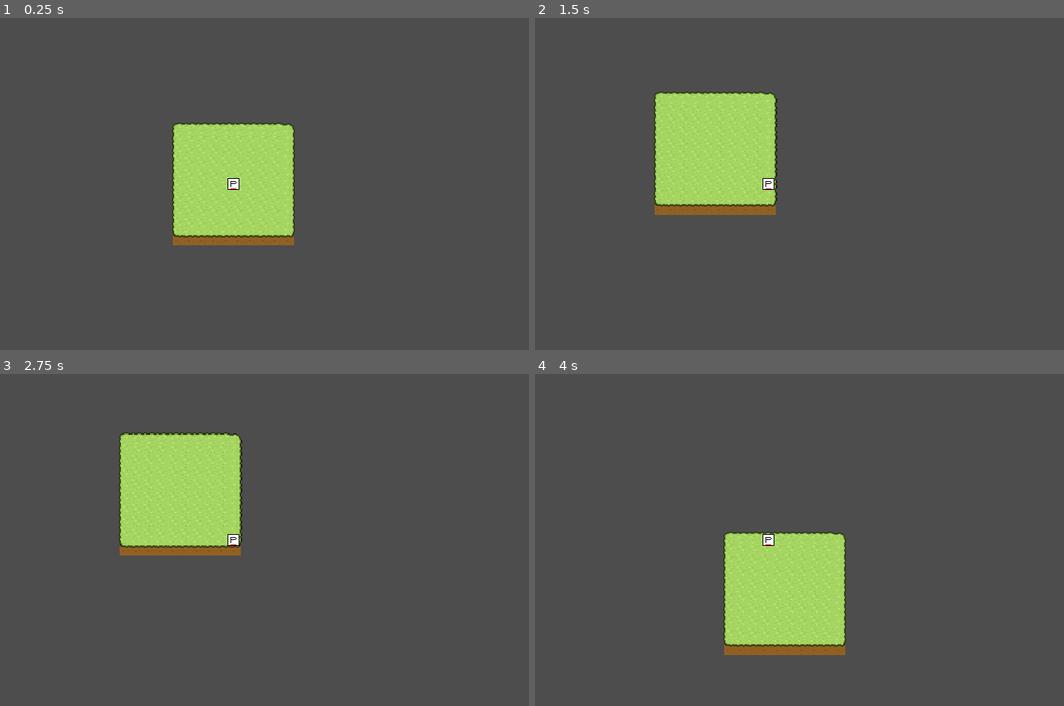
Above: before the commit, frames 1-4 (two rows, left to right).
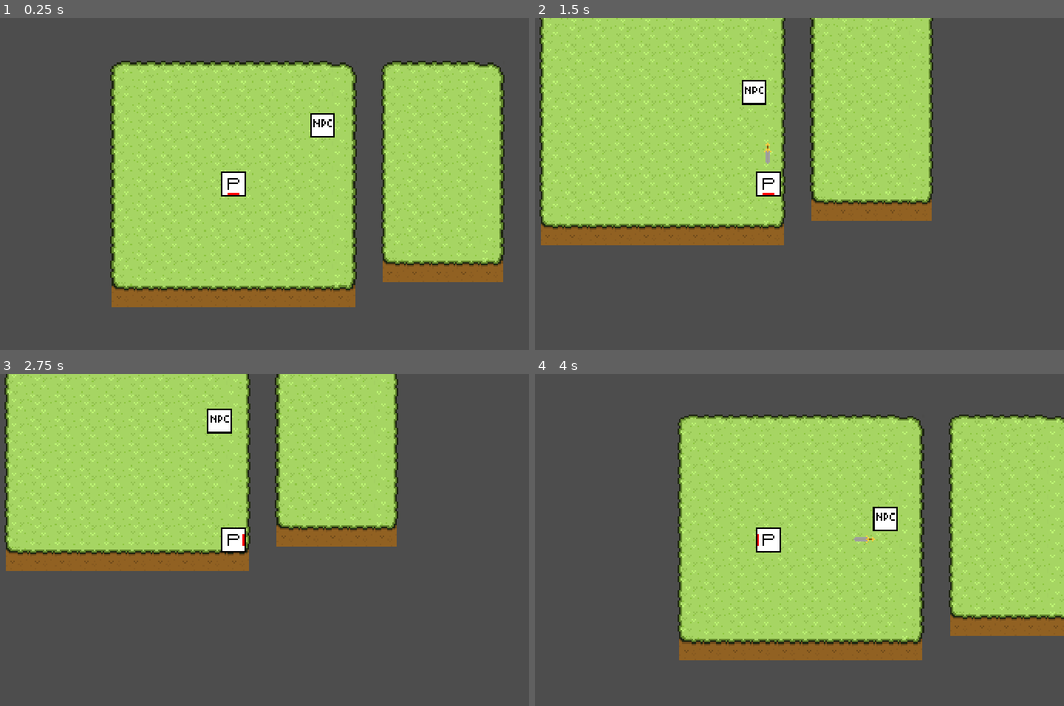
Above: after the commit, the same moments.

Repository: DisappointmentIncarnate/CapstoneProject
Game: Godot game, scene res://Scenes/test_level.tscn
The game is run twice, just before and just after one commit, with the same random seed, the same clock (stepped at 60 frames per second) and the same inputs.
Inputs:
- Up to frame 1 (0.25 s): no input
- Up to frame 2 (1.5 s): tap Enter at 0.5 s; hold Right (right) 0.53-1.28 s; tap Z (input1, bound only after the commit) at 0.6, 1.35 s; hold Down (down) from 1.28 s (still down)
- Up to frame 3 (2.75 s): tap Space at 2 s; release Down (down) at 2.03 s; hold Right (right) from 2.03 s (still down); tap Z (input1, bound only after the commit) at 2.1 s
- Up to frame 4 (4 s): release Right (right) at 2.78 s; hold Up (up) 2.78-3.53 s; tap Z (input1, bound only after the commit) at 2.85, 3.6 s; hold A (left) from 3.53 s (still down)

The runs differ from the first frame. In frame 1, 43% of the frame differs, in the area x 20-96%, y 12-88%; in frame 2, 40%; in frame 3, 33%; in frame 4, 42%.

Commit message:
Enemy & Weapon
Created a test enemy
- it has collision, and can damage the player
- it tracks the player
Made a basic weapon
- has internal cooldowns
- does damage and can defeat the test enemy

Diff:
--- /dev/null
+++ b/Objects/basic_dagger.tscn
@@ -0,0 +1,24 @@
+[gd_scene load_steps=4 format=3 uid="uid://0omi5xiqqa3"]
+
+[ext_resource type="Script" path="res://Scripts/basic_dagger.gd" id="1_bdqxw"]
+[ext_resource type="Texture2D" uid="uid://tksmxr2wnv74" path="res://ArtAssets/Weapons/basic_knife.png" id="2_5k7sl"]
+
+[sub_resource type="RectangleShape2D" id="RectangleShape2D_lvp81"]
+size = Vector2(12, 5)
+
+[node name="basic_dagger" type="Node2D"]
+script = ExtResource("1_bdqxw")
+
+[node name="Sprite2D" type="Sprite2D" parent="."]
+texture = ExtResource("2_5k7sl")
+
+[node name="Hitbox" type="Area2D" parent="."]
+
+[node name="HitboxShape" type="CollisionShape2D" parent="Hitbox"]
+position = Vector2(1, 0.5)
+shape = SubResource("RectangleShape2D_lvp81")
+
+[node name="DurationTimer" type="Timer" parent="."]
+wait_time = 0.5
+
+[connection signal="timeout" from="DurationTimer" to="." method="_on_duration_timer_timeout"]
--- /dev/null
+++ b/Objects/enemy_template.tscn
@@ -0,0 +1,38 @@
+[gd_scene load_steps=6 format=3 uid="uid://mb2pd48sti4s"]
+
+[ext_resource type="Texture2D" uid="uid://bi06rn7a8s1t6" path="res://ArtAssets/Enemies/npc.png" id="1_0c4b8"]
+[ext_resource type="Script" path="res://Scripts/enemy_template.gd" id="1_ulvi6"]
+
+[sub_resource type="CircleShape2D" id="CircleShape2D_ndr83"]
+radius = 54.0093
+
+[sub_resource type="RectangleShape2D" id="RectangleShape2D_ihqj5"]
+size = Vector2(16, 16)
+
+[sub_resource type="CircleShape2D" id="CircleShape2D_fjwe8"]
+radius = 12.0416
+
+[node name="EnemyTemplate" type="CharacterBody2D"]
+script = ExtResource("1_ulvi6")
+
+[node name="Sprite2D" type="Sprite2D" parent="."]
+texture = ExtResource("1_0c4b8")
+
+[node name="AggroRange" type="Area2D" parent="."]
+collision_layer = 2
+collision_mask = 2
+
+[node name="AggroShape" type="CollisionShape2D" parent="AggroRange"]
+shape = SubResource("CircleShape2D_ndr83")
+
+[node name="CollisionShape2D" type="CollisionShape2D" parent="."]
+shape = SubResource("RectangleShape2D_ihqj5")
+
+[node name="Hitbox" type="Area2D" parent="."]
+
+[node name="HitboxShape" type="CollisionShape2D" parent="Hitbox"]
+shape = SubResource("CircleShape2D_fjwe8")
+
+[connection signal="body_entered" from="AggroRange" to="." method="_on_aggro_range_body_entered"]
+[connection signal="body_exited" from="AggroRange" to="." method="_on_aggro_range_body_exited"]
+[connection signal="area_entered" from="Hitbox" to="." method="_on_hitbox_area_entered"]
--- a/Objects/player_char.gd
+++ /dev/null
@@ -1,22 +0,0 @@
-extends CharacterBody2D
-
-@export var speed = 200 #@export allows change to the variable without opening the script
-
-# Called when the node enters the scene tree for the first time.
-func _ready():
-	pass # Replace with function body.
-
-
-# Called every frame. 'delta' is the elapsed time since the previous frame.
-func _process(_delta):
-	pass
-
-# documentation states this function runs 60 times a second regardless of actual framerate, recommended for movement and things that can collide
-func _physics_process(_delta):
-	get_movement_input()
-	move_and_slide()
-	pass
-
-func get_movement_input():
-	var direction = Input.get_vector("left", "right", "up", "down") # get_vector parameters (-x, +x, -y, +y)
-	velocity = direction * speed
--- a/Objects/player_char.tscn
+++ b/Objects/player_char.tscn
@@ -1,13 +1,17 @@
-[gd_scene load_steps=4 format=3 uid="uid://dmiexxcs7s0uj"]
+[gd_scene load_steps=5 format=3 uid="uid://dmiexxcs7s0uj"]
 
-[ext_resource type="Script" path="res://Objects/player_char.gd" id="1_cwljn"]
+[ext_resource type="Script" path="res://Scripts/player_char.gd" id="1_tx1up"]
 [ext_resource type="Texture2D" uid="uid://b4qls6x730qw2" path="res://ArtAssets/Player/player_spritesheet_test.png" id="1_yn357"]
 
 [sub_resource type="RectangleShape2D" id="RectangleShape2D_ukdyp"]
 size = Vector2(16, 16)
 
+[sub_resource type="CircleShape2D" id="CircleShape2D_stdfl"]
+radius = 12.0
+
 [node name="PlayerChar" type="CharacterBody2D"]
-script = ExtResource("1_cwljn")
+collision_layer = 3
+script = ExtResource("1_tx1up")
 
 [node name="Sprite2D" type="Sprite2D" parent="."]
 texture = ExtResource("1_yn357")
@@ -16,3 +20,24 @@
 
 [node name="CollisionShape2D" type="CollisionShape2D" parent="."]
 shape = SubResource("RectangleShape2D_ukdyp")
+
+[node name="Hitbox" type="Area2D" parent="."]
+
+[node name="HitboxShape" type="CollisionShape2D" parent="Hitbox"]
+shape = SubResource("CircleShape2D_stdfl")
+
+[node name="HurtInvulnerability" type="Timer" parent="."]
+wait_time = 2.0
+
+[node name="WeaponDirection" type="Node2D" parent="."]
+
+[node name="Marker" type="Marker2D" parent="WeaponDirection"]
+position = Vector2(11, 0)
+
+[node name="WeaponCooldown" type="Timer" parent="."]
+wait_time = 0.5
+
+[connection signal="body_entered" from="Hitbox" to="." method="_on_hitbox_body_entered"]
+[connection signal="body_exited" from="Hitbox" to="." method="_on_hitbox_body_exited"]
+[connection signal="timeout" from="HurtInvulnerability" to="." method="_on_hurt_invulnerability_timeout"]
+[connection signal="timeout" from="WeaponCooldown" to="." method="_on_weapon_cooldown_timeout"]
--- a/Scenes/test_level.tscn
+++ b/Scenes/test_level.tscn
@@ -1,7 +1,8 @@
-[gd_scene load_steps=5 format=3 uid="uid://e3rfgqnpcst0"]
+[gd_scene load_steps=6 format=3 uid="uid://e3rfgqnpcst0"]
 
 [ext_resource type="PackedScene" uid="uid://dmiexxcs7s0uj" path="res://Objects/player_char.tscn" id="1_yg44q"]
 [ext_resource type="Texture2D" uid="uid://7rnemkfxwr1r" path="res://ArtAssets/Tilesets/grass_tiles.png" id="2_l8fv1"]
+[ext_resource type="PackedScene" uid="uid://mb2pd48sti4s" path="res://Objects/enemy_template.tscn" id="3_phwuu"]
 
 [sub_resource type="TileSetAtlasSource" id="TileSetAtlasSource_fugnp"]
 texture = ExtResource("2_l8fv1")
@@ -53,10 +54,14 @@
 remote_path = NodePath("../../Camera2D")
 
 [node name="Camera2D" type="Camera2D" parent="."]
+zoom = Vector2(2, 2)
 
 [node name="TileMap" type="TileMap" parent="."]
 tile_set = SubResource("TileSet_gdw6w")
 format = 2
 layer_0/name = "Floor"
 layer_0/z_index = -5
-layer_0/tile_data = PackedInt32Array(-1, 65536, 1, -65536, 6 …(1685 unchanged characters)… 6, 2, 262146, 65536, 2, 262147, 65536, 2)
+layer_0/tile_data = PackedInt32Array(-1, 65536, 1, -65536, 6 …(1685 unchanged characters)… 6, 2, 262146, 65536, 2, 262147, 65536, 2, -327674, 0, 0, -262138, 0, 1, -196602, 0, 1, -131066, 0, 1, -65530, 0, 1, 6, 0, 1, 65542, 0, 1, 131078, 0, 1, 196614, 0, 2, 196615, 65536, 2, 196616, 65536, 2, 196617, 65536, 2, 196618, 131072, 2, 131082, 131072, 1, 65546, 131072, 1, 10, 131072, 1, -65526, 131072, 1, -131062, 131072, 1, -196598, 131072, 1, -262134, 131072, 1, -327670, 131072, 0, -327671, 65536, 0, -327672, 65536, 0, -327673, 65536, 0, -262137, 65536, 1, -262136, 65536, 1, -262135, 65536, 1, -196599, 65536, 1, -196600, 65536, 1, -196601, 65536, 1, -131065, 65536, 1, -131064, 65536, 1, -131063, 65536, 1, -65527, 65536, 1, -65528, 65536, 1, -65529, 65536, 1, 7, 65536, 1, 8, 65536, 1, 9, 65536, 1, 65545, 65536, 1, 65544, 65536, 1, 65543, 65536, 1, 131079, 65536, 1, 131080, 65536, 1, 131081, 65536, 1)
+
+[node name="EnemyTemplate" parent="." instance=ExtResource("3_phwuu")]
+position = Vector2(58, -38)
--- /dev/null
+++ b/Scripts/basic_dagger.gd
@@ -0,0 +1,23 @@
+extends Node2D
+
+var weaponDamage = 10
+var weaponKnockback = 1
+var weaponDuration = 0.7
+var weaponSpeed = 30
+var direction = Vector2.DOWN #default value of down
+
+func isWeapon():
+	pass
+
+func _ready(): #after the object is made, immediately start the timer
+	$DurationTimer.start()
+
+# Called every frame. 'delta' is the elapsed time since the previous frame.
+func _process(delta):
+	pass
+
+func _on_duration_timer_timeout(): #after the timer runs out, delete the item
+	queue_free()
+
+func _physics_process(delta): #the weapon comes out like a projectile
+	position += direction * weaponSpeed * delta
--- /dev/null
+++ b/Scripts/enemy_template.gd
@@ -0,0 +1,35 @@
+extends CharacterBody2D
+
+@export var slowdown = 100
+@export var enemyHealth = 50
+@export var contactDamage = 5
+var detection = false
+var playerReference = null
+
+# Called when the node enters the scene tree for the first time.
+func _ready():
+	pass # Replace with function body.
+
+# Called every frame. 'delta' is the elapsed time since the previous frame.
+func _process(_delta):
+	pass
+
+func _physics_process(_delta):
+	if detection:
+		position += (playerReference.position - position)/slowdown #move the enemy towards the position of the player, at a specific speed (higher slowdown, slower the speed)
+	move_and_collide(Vector2(0,0))
+
+func _on_aggro_range_body_entered(body):
+	playerReference = body
+	detection = true
+
+func _on_aggro_range_body_exited(_body):
+	playerReference = null
+	detection = false
+
+func _on_hitbox_area_entered(area):
+	if(area.owner.has_method('isWeapon')): #if a weapon enters the hitbox area
+		enemyHealth = enemyHealth - area.owner.weaponDamage
+		print('Enemy Health: ' + str(enemyHealth))
+		if(enemyHealth <= 0): #if it goes to or below 0 hp, remove from scene
+			queue_free()
--- /dev/null
+++ b/Scripts/player_char.gd
@@ -0,0 +1,80 @@
+extends CharacterBody2D
+
+@export var speed = 200 #@export allows change to the variable without opening the script
+@export var playerHealth = 100
+var alive = true
+
+var invulnerability = false #whether or not to be invulnerable after taking a hit
+var enemyContact = false #whether an enemy is touching the player
+var damageOrigin #used as a temporary variable to keep reference
+
+var weaponPath = preload('res://Objects/basic_dagger.tscn') #loading a basic weapon
+var facingDirection = Vector2.DOWN #the direction the player faces
+var weaponAttackTime #used to determine how often a weapon can be fired off
+var weaponAction = false #flag to determine whether or now the player is currently performing an action with the weapon
+
+# Called when the node enters the scene tree for the first time.
+func _ready():
+	pass # Replace with function body.
+
+# Called every frame. 'delta' is the elapsed time since the previous frame.
+func _process(_delta):
+	if enemyContact and !invulnerability: #if the player is in contact with a damage source, and is not invulnerable
+		print("PLAYER HEALTH: " + str(playerHealth))
+		take_damage()
+	if (Input.is_action_just_pressed("input1") and !weaponAction): #if you press the input, and you are currently not already performing an attack
+		weapon_attack()
+		$WeaponCooldown.set_wait_time(weaponAttackTime) #timer for attack cooldown
+		$WeaponCooldown.start()
+
+# documentation states this function runs 60 times a second regardless of actual framerate, recommended for movement and things that can collide
+func _physics_process(_delta):
+	get_movement_input()
+	move_and_slide()
+
+func get_movement_input(): #left, right, up, down are set in the project setting's input mapping
+	var direction = Input.get_vector("left", "right", "up", "down") # get_vector parameters (-x, +x, -y, +y)
+	velocity = direction * speed
+	#Basic sprite change based on direction, will replace later when finalized sprite and animation
+	if(direction == Vector2.LEFT):
+		$Sprite2D.set_frame(2)
+		facingDirection = Vector2.LEFT
+	elif(direction == Vector2.RIGHT):
+		$Sprite2D.set_frame(4)
+		facingDirection = Vector2.RIGHT
+	elif(direction == Vector2.UP):
+		$Sprite2D.set_frame(6)
+		facingDirection = Vector2.UP
+	elif(direction == Vector2.DOWN):
+		$Sprite2D.set_frame(0)
+		facingDirection = Vector2.DOWN
+
+func _on_hitbox_body_entered(body):
+	if(body.has_method('_on_aggro_range_body_entered') and invulnerability == false): #if the body that enters the range also has an aggro (i.e it's an enemy)
+		damageOrigin = body; #variable to reference the origin of the damage
+		enemyContact = true #flags whether or not the player is in contact with an enemy
+
+func _on_hurt_invulnerability_timeout(): #after the timer wears out, invulnerability is disabled
+	invulnerability = false
+
+func take_damage(): #function to reduce player health, start damager invulernability timer
+	playerHealth = playerHealth - damageOrigin.contactDamage
+	$HurtInvulnerability.start()
+	invulnerability = true
+
+func _on_hitbox_body_exited(body): #if the player no longer is in contact with an enemy
+	if(body.has_method('_on_aggro_range_body_entered')):
+		enemyContact = false
+
+#flags that a weapon attack has started, generates an instance of the weapon, properly redirections the sprite
+func weapon_attack():
+	weaponAction = true
+	var weapon = weaponPath.instantiate()
+	weapon.direction = facingDirection
+	weaponAttackTime = weapon.weaponDuration
+	weapon.global_position = Vector2($WeaponDirection.global_position)
+	weapon.look_at(position + facingDirection)
+	get_parent().add_child(weapon)
+
+func _on_weapon_cooldown_timeout():
+	weaponAction = false
--- a/project.godot
+++ b/project.godot
@@ -48,6 +48,11 @@
 , Object(InputEventKey,"resource_local_to_scene":false,"resource_name":"","device":-1,"window_id":0,"alt_pressed":false,"shift_pressed":false,"ctrl_pressed":false,"meta_pressed":false,"pressed":false,"keycode":0,"physical_keycode":68,"key_label":0,"unicode":100,"echo":false,"script":null)
 ]
 }
+input1={
+"deadzone": 0.5,
+"events": [Object(InputEventKey,"resource_local_to_scene":false,"resource_name":"","device":-1,"window_id":0,"alt_pressed":false,"shift_pressed":false,"ctrl_pressed":false,"meta_pressed":false,"pressed":false,"keycode":0,"physical_keycode":90,"key_label":0,"unicode":122,"echo":false,"script":null)
+]
+}
 
 [rendering]
 
Binary file added: ArtAssets/Enemies/npc.png
Not shown, added: ArtAssets/Enemies/npc.png.import
Binary file added: ArtAssets/Weapons/basic_knife.png
Not shown, added: ArtAssets/Weapons/basic_knife.png.import
Not shown, added: Objects/bas3C6F.tmp
